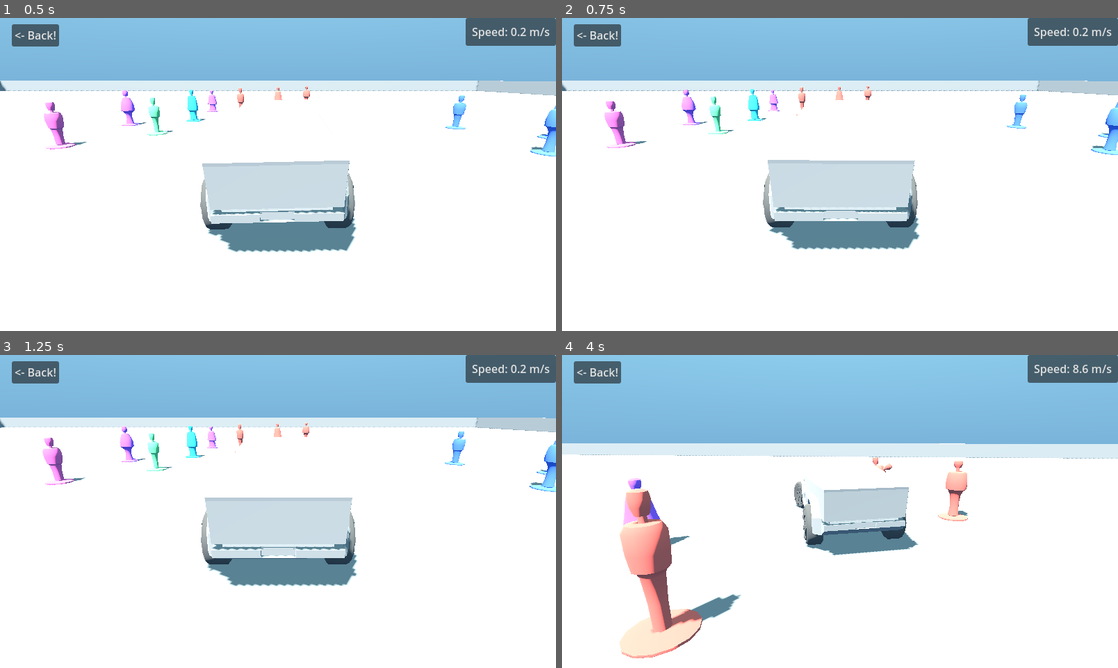
Above: before the commit, frames 1-4 (two rows, left to right).
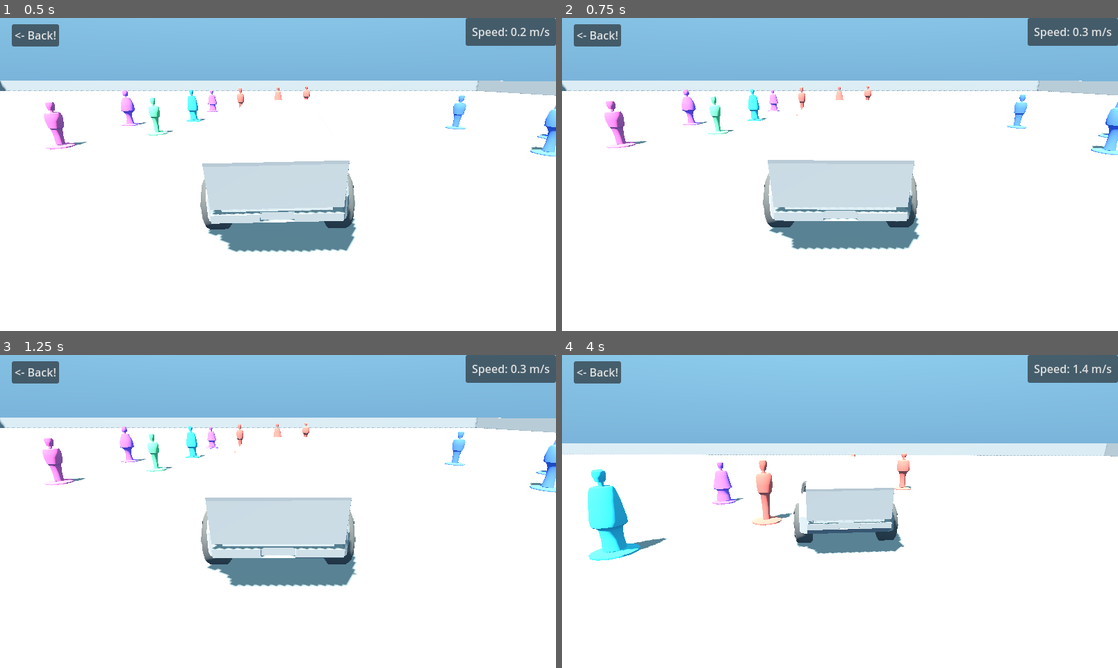
Above: after the commit, the same moments.

Repository: pedestriantactics/cybertruck-simulator
Game: Godot game, scene res://play.tscn
Two runs of this game, one before a commit and one after it. Both use one fixed random seed, a clock stepped at 60 frames per second and the inputs below.
Inputs:
- Up to frame 1 (0.5 s): no input
- Up to frame 2 (0.75 s): hold D (turn_right) from 0.53 s (still down)
- Up to frame 3 (1.25 s): keep holding D (turn_right)
- Up to frame 4 (4 s): release D (turn_right) at 1.28 s; hold S (move_backward) 1.28-2.03 s; hold D (turn_right) 2.03-2.78 s; hold W (move_forward) 2.78-3.53 s; hold A (turn_left) from 3.53 s (still down)

Frame 1 is identical in both runs. In frame 2, 0.1% of the frame differs, in the area x 2-100%, y 3-72%; in frame 3, 1.0%; in frame 4, 9.8%, in the area x 0-100%, y 3-97%.

Commit message:
tire noises, sound fixes

Diff:
--- a/play.tscn
+++ b/play.tscn
@@ -13,8 +13,11 @@
 [ext_resource type="Material" uid="uid://mt1rp5lfrs7k" path="res://materials/cybertruck-body.tres" id="7_20hfr"]
 [ext_resource type="Script" path="res://scripts/audio_truck_loop.gd" id="7_gipd0"]
 [ext_resource type="Script" path="res://scripts/follow_camera.gd" id="7_oo1bo"]
+[ext_resource type="AudioStream" uid="uid://bqg0o0fd3ee11" path="res://sounds/truck-reverse-loop.wav" id="8_chimf"]
 [ext_resource type="Script" path="res://scripts/audio_truck_accelerate.gd" id="8_d7lu3"]
 [ext_resource type="AudioStream" uid="uid://w8jb6122t5dt" path="res://sounds/truck-accelerate-1.wav" id="9_5syvl"]
+[ext_resource type="AudioStream" uid="uid://dvp715uvnrkbw" path="res://sounds/truck-tires-loop.wav" id="9_iwxkm"]
+[ext_resource type="Script" path="res://scripts/audio_truck_tires_loop.gd" id="10_3eles"]
 [ext_resource type="AudioStream" uid="uid://ds4qcis8va4du" path="res://sounds/truck-accelerate-2.wav" id="10_ywl0j"]
 [ext_resource type="AudioStream" uid="uid://duqm07bh20482" path="res://sounds/truck-accelerate-3.wav" id="11_rmkww"]
 [ext_resource type="AudioStream" uid="uid://b64vsub0d5sqr" path="res://sounds/truck-soft-accelerate.wav" id="13_3kv7e"]
@@ -96,6 +99,15 @@
 autoplay = true
 bus = &"Ambient"
 script = ExtResource("7_gipd0")
+forward_stream = ExtResource("6_4pby1")
+reverse_stream = ExtResource("8_chimf")
+
+[node name="TruckTiresAudioStreamPlayer" type="AudioStreamPlayer" parent="InstancePos/car/Body"]
+stream = ExtResource("9_iwxkm")
+volume_db = -80.0
+autoplay = true
+bus = &"Ambient"
+script = ExtResource("10_3eles")
 
 [node name="TruckAccelerateAudioStreamPlayer" type="AudioStreamPlayer" parent="InstancePos/car/Body"]
 bus = &"Ambient"
@@ -113,42 +125,6 @@
 transform = Transform3D(1, 0, 0, 0, 1, 0, 0, 0, 1, 0.957798, 0.142565, 2.08265)
 use_as_traction = true
 use_as_steering = true
-wheel_roll_influence = 2.08165e-12
-wheel_radius = 0.48
-wheel_rest_length = 2.08165e-12
-suspension_travel = 0.15
-suspension_stiffness = 200.0
-suspension_max_force = 8000.0
-damping_compression = 1.9
-damping_relaxation = 10.0
-
-[node name="Wheel1" type="MeshInstance3D" parent="InstancePos/car/Body/FL"]
-_import_path = NodePath("BODY-vehicle/wheel1-wheel")
-transform = Transform3D(1, -3.48787e-16, 3.48787e-16, 3.48787e-16, 1, -3.48787e-16, -3.48787e-16, 3.48787e-16, 1, 0, 0, 0)
-mesh = ExtResource("4_cuis8")
-surface_material_override/0 = ExtResource("5_g13nm")
-
-[node name="FR" type="VehicleWheel3D" parent="InstancePos/car/Body"]
-transform = Transform3D(1, 0, 0, 0, 1, 0, 0, 0, 1, -0.958, 0.143, 2.083)
-use_as_traction = true
-use_as_steering = true
-wheel_roll_influence = 2.08165e-12
-wheel_radius = 0.48
-wheel_rest_length = 2.08165e-12
-suspension_travel = 0.15
-suspension_stiffness = 200.0
-suspension_max_force = 8000.0
-damping_compression = 1.9
-damping_relaxation = 10.0
-
-[node name="Wheel1" type="MeshInstance3D" parent="InstancePos/car/Body/FR"]
-_import_path = NodePath("BODY-vehicle/wheel1-wheel")
-transform = Transform3D(-1, 3.48787e-16, 8.74228e-08, 3.48787e-16, 1, -3.48787e-16, -8.74228e-08, -3.48787e-16, -1, 0, 0, 0)
-mesh = ExtResource("4_cuis8")
-surface_material_override/0 = ExtResource("5_g13nm")
-
-[node name="BL" type="VehicleWheel3D" parent="InstancePos/car/Body"]
-transform = Transform3D(1, 0, 0, 0, 1, 0, 0, 0, 1, 0.957798, 0.142565, -1.62108)
 wheel_roll_influence = 2.08165e-12
 wheel_radius = 0.48
 wheel_rest_length = 2.08165e-12
@@ -159,14 +135,16 @@
 damping_compression = 1.9
 damping_relaxation = 10.0
 
-[node name="Wheel1" type="MeshInstance3D" parent="InstancePos/car/Body/BL"]
+[node name="Wheel1" type="MeshInstance3D" parent="InstancePos/car/Body/FL"]
 _import_path = NodePath("BODY-vehicle/wheel1-wheel")
 transform = Transform3D(1, -3.48787e-16, 3.48787e-16, 3.48787e-16, 1, -3.48787e-16, -3.48787e-16, 3.48787e-16, 1, 0, 0, 0)
 mesh = ExtResource("4_cuis8")
 surface_material_override/0 = ExtResource("5_g13nm")
 
-[node name="BR" type="VehicleWheel3D" parent="InstancePos/car/Body"]
-transform = Transform3D(1, 0, 0, 0, 1, 0, 0, 0, 1, -0.958, 0.143, -1.62073)
+[node name="FR" type="VehicleWheel3D" parent="InstancePos/car/Body"]
+transform = Transform3D(1, 0, 0, 0, 1, 0, 0, 0, 1, -0.958, 0.143, 2.083)
+use_as_traction = true
+use_as_steering = true
 wheel_roll_influence = 2.08165e-12
 wheel_radius = 0.48
 wheel_rest_length = 2.08165e-12
@@ -177,6 +155,42 @@
 damping_compression = 1.9
 damping_relaxation = 10.0
 
+[node name="Wheel1" type="MeshInstance3D" parent="InstancePos/car/Body/FR"]
+_import_path = NodePath("BODY-vehicle/wheel1-wheel")
+transform = Transform3D(-1, 3.48787e-16, 8.74228e-08, 3.48787e-16, 1, -3.48787e-16, -8.74228e-08, -3.48787e-16, -1, 0, 0, 0)
+mesh = ExtResource("4_cuis8")
+surface_material_override/0 = ExtResource("5_g13nm")
+
+[node name="BL" type="VehicleWheel3D" parent="InstancePos/car/Body"]
+transform = Transform3D(1, 0, 0, 0, 1, 0, 0, 0, 1, 0.957798, 0.142565, -1.62108)
+wheel_roll_influence = 2.08165e-12
+wheel_radius = 0.48
+wheel_rest_length = 2.08165e-12
+wheel_friction_slip = 3.0
+suspension_travel = 0.15
+suspension_stiffness = 200.0
+suspension_max_force = 8000.0
+damping_compression = 1.9
+damping_relaxation = 10.0
+
+[node name="Wheel1" type="MeshInstance3D" parent="InstancePos/car/Body/BL"]
+_import_path = NodePath("BODY-vehicle/wheel1-wheel")
+transform = Transform3D(1, -3.48787e-16, 3.48787e-16, 3.48787e-16, 1, -3.48787e-16, -3.48787e-16, 3.48787e-16, 1, 0, 0, 0)
+mesh = ExtResource("4_cuis8")
+surface_material_override/0 = ExtResource("5_g13nm")
+
+[node name="BR" type="VehicleWheel3D" parent="InstancePos/car/Body"]
+transform = Transform3D(1, 0, 0, 0, 1, 0, 0, 0, 1, -0.958, 0.143, -1.62073)
+wheel_roll_influence = 2.08165e-12
+wheel_radius = 0.48
+wheel_rest_length = 2.08165e-12
+wheel_friction_slip = 3.0
+suspension_travel = 0.15
+suspension_stiffness = 200.0
+suspension_max_force = 8000.0
+damping_compression = 1.9
+damping_relaxation = 10.0
+
 [node name="Wheel1" type="MeshInstance3D" parent="InstancePos/car/Body/BR"]
 _import_path = NodePath("BODY-vehicle/wheel1-wheel")
 transform = Transform3D(-1, 3.48787e-16, 8.74228e-08, 3.48787e-16, 1, -3.48787e-16, -8.74228e-08, -3.48787e-16, -1, 0, 0, 0)
--- a/scripts/audio_truck_loop.gd
+++ b/scripts/audio_truck_loop.gd
@@ -5,6 +5,9 @@
 # this script turns the volume up based on the velocity of the parent object (which is the car body)
 # this only happens when the acceleration key is down
 # the volume is capped at 0db
+
+@export var forward_stream: AudioStream
+@export var reverse_stream: AudioStream
 
 @onready var parent = get_parent()
 
@@ -21,6 +24,12 @@
 	if !playing and volume_db > -70:
 		play()
 
+	# if the parent is moving forward, play the forward stream
+	if parent.forward && parent.is_moving_forward() and stream != forward_stream:
+		stream = forward_stream
+	elif !parent.forward && !parent.is_moving_forward() and stream != reverse_stream:
+		stream = reverse_stream
+
 	if Input.get_axis("move_backward", "move_forward") <= 0:
 		set_volume_db(-80)
 		return
@@ -32,7 +41,8 @@
 	# get the length of the velocity vector
 	var speed = velocity.length()
 	# scale the speed so that 0 is -80 and 100 is 0
-	speed = lerp(-80, 0, speed / 10)
+	# speed = lerp(-80, 0, speed / 10)
+	speed = (velocity.length() * 10) - 80
 	# cap the volume at 0
 	if speed > 0:
 		speed = 0
--- /dev/null
+++ b/scripts/audio_truck_tires_loop.gd
@@ -0,0 +1,51 @@
+extends AudioStreamPlayer
+
+# the tire screech is playing on loop by default
+# this will turn the volume up if there's a lot of lateral movement
+
+@onready var parent = get_parent()
+
+# Called when the node enters the scene tree for the first time.
+func _ready():
+	set_volume_db(-80)
+
+
+# Called every frame. 'delta' is the elapsed time since the previous frame.
+func _process(delta):
+	# if below a volume stop playing at all
+	# if playing and volume_db < -70:
+	# 	stop()
+	# if !playing and volume_db > -70:
+	# 	play()
+
+	if parent == null:
+		return
+
+	# get the velocity of the parent object
+	var velocity = parent.get_linear_velocity()
+
+	# if the velocity is below a certain threshold or the parent is not moving forward
+	if velocity.length() < 4 or !parent.is_moving_forward():
+		# set the volume to 0
+		set_volume_db(-80)
+		return
+
+	# set the volume of the tire screech based on the skid of the wheels
+	# get the wheels by getting nodes FL, FR, BL, BR which are siblings
+	var wheels = []
+	for child in parent.get_children():
+		if child.name == "FL" or child.name == "FR" or child.name == "BL" or child.name == "BR":
+			wheels.append(child)
+	var skid = 4
+	for wheel in wheels:
+		skid -= wheel.get_skidinfo()
+		# if the wheel is moving laterally, add to the skid
+	# divide the skid by the number of wheels
+	skid /= 4
+
+	var calculated_volume = -80 + (skid * 180)
+	if calculated_volume > 0:
+		calculated_volume = 0
+
+	# set the volume based on the skid
+	set_volume_db(calculated_volume)
Not shown: 1 places in play.tscn that only renumber resources
Not shown, added: sounds/truck-reverse-loop.wav.import
Not shown, added: sounds/truck-tires-loop.wav.import
Not shown, added: sounds/truck-reverse-loop.wav
Not shown, added: sounds/truck-tires-loop.wav
